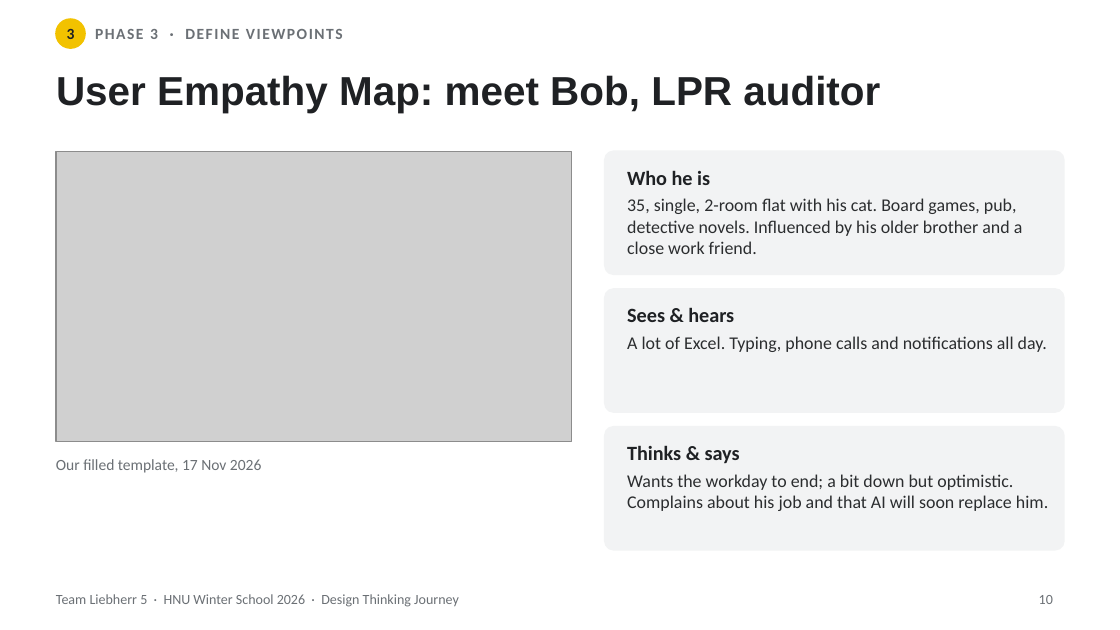
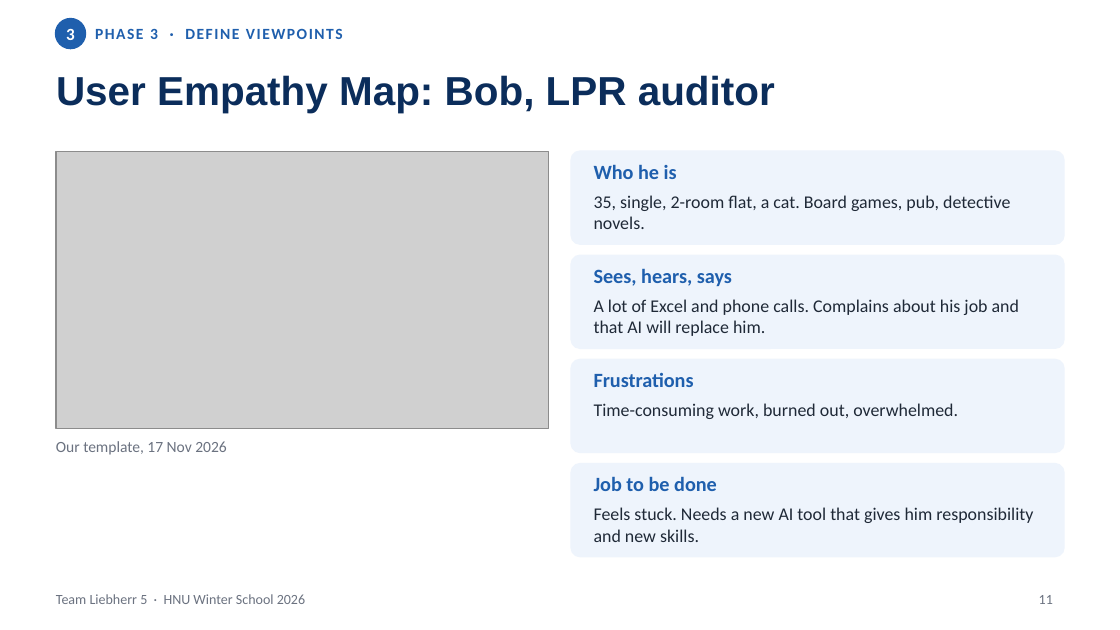
Before and after one commit to niv1999/liebherr-hackathon-2026, a slide deck: slide 11 of Liebherr5_DesignThinking_Journey.pptx (slide 10 before the commit). Drawn at 1120x630 pixels with LibreOffice and Linux fonts; fonts in the diff are those of the drawing; grey boxes stand for pictures. Boxes give left, top, right and bottom in pixels: in the first picture for what was removed or moved away, otherwise in the second. Text is boxed around its words. In the diff, an @@ line names an element or a change of style, - is before the commit and + after.

```diff
--- a/Liebherr5_DesignThinking_Journey.pptx
+++ b/Liebherr5_DesignThinking_Journey.pptx
@@ text "3" at <box>66,29,75,40</box>: size 10 to 11 pt, text colour #1F2124 to #FFFFFF @@
@@ ellipse at <box>56,19,85,48</box>: fill #F2C200 to #1F5FAD; outline #F2C200 1 pt to #1F5FAD 1.5 pt @@
@@ text "PHASE 3 · DEFINE VIEWPOINTS" at <box>95,28,343,39</box>: text colour #6B7075 to #1F5FAD @@
@@ title at <box>56,75,775,113</box>: text changed; text colour #1F2124 to #0B2D5B @@
-User Empathy Map: meet Bob, LPR auditor
+User Empathy Map: Bob, LPR auditor
@@ picture: place and size @@
-picture at <box>56,151,571,441</box>
+picture at <box>56,151,549,429</box>
@@ rounded rectangle: place and size @@
-rounded rectangle at <box>605,151,1064,274</box>
+rounded rectangle at <box>571,151,1064,244</box>
@@ text "Who he is": place and size @@
-text "Who he is" at <box>627,170,710,185</box>
+text "Who he is" at <box>594,164,677,179</box>
@@ text "Who he is" at <box>594,164,677,179</box>: text colour #1F2124 to #1F5FAD; vertical alignment middle to top @@
@@ text at <box>594,195,1010,229</box>: text changed; text colour #2B2D2F to #1F2937 @@
-35, single, 2-room flat with his cat. Board games, pub, detective novels. Influenced by his older brother and a close work friend.
+35, single, 2-room flat, a cat. Board games, pub, detective novels.
@@ fill #F2F3F4 to #EEF4FC; outline #F2F3F4 1 pt to #EEF4FC 1 pt; proportions changed in 3 elements at <box>571,151,1064,244</box>, <box>571,464,1064,557</box>, <box>571,255,1064,348</box> @@
@@ rounded rectangle: place and size @@
-rounded rectangle at <box>605,289,1064,412</box>
+rounded rectangle at <box>571,255,1064,348</box>
@@ text "Sees, hears, says" at <box>594,268,732,286</box>: vertical alignment middle to top @@
@@ text at <box>594,268,732,286</box>: text changed; text colour #1F2124 to #1F5FAD @@
-Sees & hears
+Sees, hears, says
@@ text at <box>594,299,1019,336</box>: text changed; text colour #2B2D2F to #1F2937 @@
-A lot of Excel. Typing, phone calls and notifications all day.
+A lot of Excel and phone calls. Complains about his job and that AI will replace him.
@@ rounded rectangle added at <box>571,360,1064,452</box>, fill #EEF4FC, outline #EEF4FC 1 pt @@
@@ text added at <box>594,373,694,387</box>, 13 pt, text #1F5FAD, bold @@
+Frustrations
@@ text added at <box>594,403,958,419</box>, 11.5 pt, text #1F2937 @@
+Time-consuming work, burned out, overwhelmed.
@@ text at <box>56,441,226,455</box>: text changed; text colour #6B7075 to #6B7280 @@
-Our filled template, 17 Nov 2026
+Our template, 17 Nov 2026
@@ text "Our template, 17 Nov 2026" at <box>56,441,226,455</box>: vertical alignment middle to top @@
@@ text removed at <box>627,445,740,463</box> @@
-Thinks & says
@@ rounded rectangle: place and size @@
-rounded rectangle at <box>605,427,1064,550</box>
+rounded rectangle at <box>571,464,1064,557</box>
@@ text added at <box>594,476,717,491</box>, 13 pt, text #1F5FAD, bold @@
+Job to be done
@@ text removed at <box>627,474,1048,511</box> @@
-Wants the workday to end; a bit down but optimistic. Complains about his job and that AI will soon replace him.
@@ text added at <box>594,507,1033,542</box>, 11.5 pt, text #1F2937 @@
+Feels stuck. Needs a new AI tool that gives him responsibility and new skills.
@@ text at <box>56,594,305,604</box>: text changed; text colour #6B7075 to #6B7280 @@
-Team Liebherr 5 · HNU Winter School 2026 · Design Thinking Journey
+Team Liebherr 5 · HNU Winter School 2026
@@ page number at <box>1039,595,1053,604</box>: text changed; text colour #6B7075 to #6B7280 @@
-10
+11
```
Also in this commit, not shown: 9 other slides changed, 5 slides added, 8 slides removed, 1 other file.
